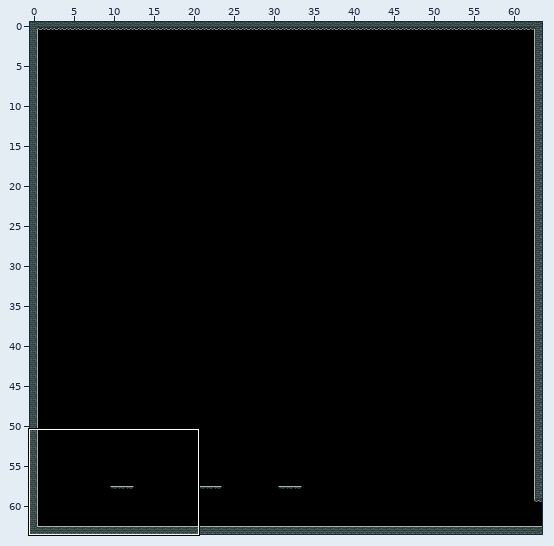
Tiled map, stored at DeathBros/Assets/TiledMaps/green_ruins/green_ruins_2.tmx. The first picture is a wide view before the edit; the outline marks the close-up.
Close-up. Earlier state:
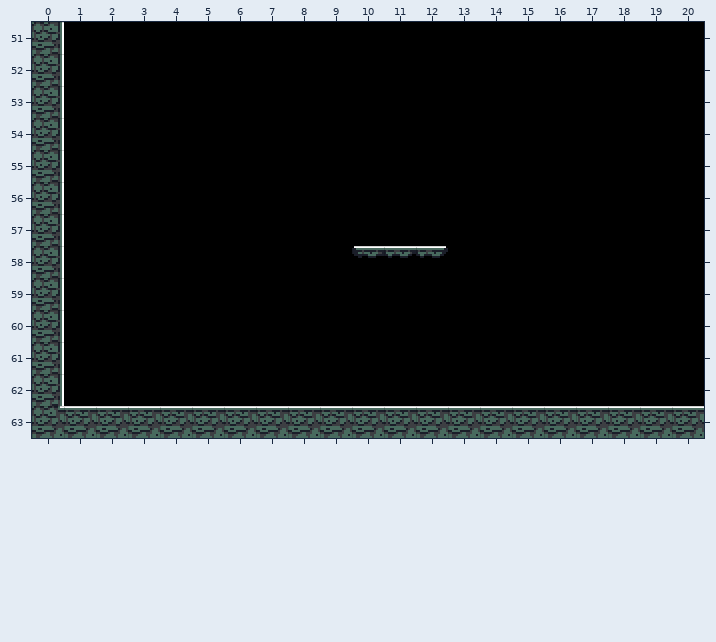
Cells are 16x16 px. Shown: x 0..20, y 51..63. The commit also changed other parts of the map, which this record leaves out.
The same view after the edit:
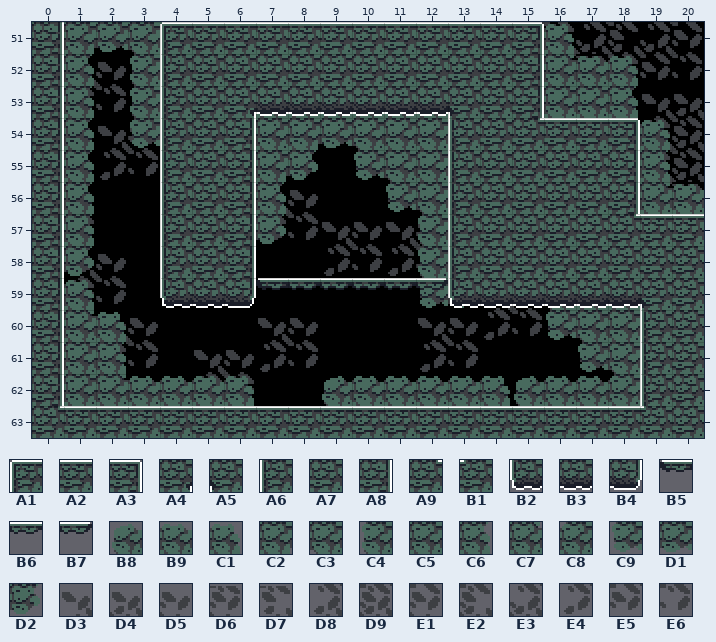
Key: from "green_ruins_tiles": A1 0, A2 1, A3 2, A4 4, A5 5, A6 16, A7 17, A8 18, A9 20, B1 21, B2 32, B3 33, B4 34, B5 56, B6 57, B7 58, B8 80, B9 81, C1 82, C2 84, C3 85, C4 96, C5 97, C6 98, C7 100, C8 101, C9 112, D1 113, D2 114, D3 176, D4 177, D5 178, D6 180, D7 181, D8 192, D9 193, E1 194, E2 196, E3 197, E4 208, E5 209, E6 210.
__ is an empty cell.
Tiles replaced or removed in this view: A2, B5, B6, B7.
Changes in this commit:
Changed rows in their new state; .. is an unchanged cell.
Layer "BG3":
first column x 1:
51 .. .. .. .. .. .. .. .. .. .. .. .. .. .. E3 E2 E3 E2 E3 E1
52 D3 D5 .. .. .. .. .. .. .. .. .. .. .. .. .. D9 D6 E5 E5 E6
53 E4 E6 .. .. .. .. .. .. .. .. .. .. .. .. .. .. .. .. D3 D4
54 .. D3 D5 .. .. .. .. .. .. .. .. .. .. .. .. .. .. D5 D8 D9
55 .. E4 E6 .. .. .. .. .. .. .. .. .. .. .. .. .. .. .. D8 D9
56 D5 .. .. .. .. .. D3 D5 .. .. .. .. .. .. .. .. .. .. E4 D7
57 E6 .. .. .. .. .. E4 E6 D3 D5 D3 D5 .. .. .. .. .. .. .. ..
58 D3 D5 .. .. .. .. .. .. E4 E6 E4 E6 .. .. .. .. .. .. .. ..
59 E4 E6 .. .. .. .. .. .. .. .. .. .. .. D3 D5 .. .. .. .. ..
60 .. D3 D5 .. .. .. D3 D5 .. .. .. D3 D5 E4 E6 .. .. .. .. ..
61 .. E4 E6 .. D3 D5 E4 E6 .. .. .. E4 E6 .. .. .. .. .. .. ..
62 .. .. .. .. E4 E6 .. .. .. .. .. .. .. .. .. .. .. .. .. ..
Layer "Background2":
first column x 1:
51 C2 D1 C3 C5 .. .. .. .. .. .. .. .. .. .. C7 C1 .. .. .. ..
52 C6 .. C4 .. .. .. .. .. .. .. .. .. .. .. .. C7 B9 C1 .. ..
53 C6 .. C4 .. .. .. C5 C5 C5 C5 C5 C7 .. .. .. C5 C5 C6 .. ..
54 C6 .. C9 .. .. .. C5 C2 D1 C3 C5 C5 .. .. .. .. .. C7 C1 ..
55 C6 .. .. .. .. .. C2 D2 .. C9 C3 C5 .. .. .. .. .. .. C6 ..
56 C6 .. .. .. .. .. C6 .. .. .. C9 C3 .. .. .. .. .. .. C7 B9
57 C6 .. .. .. .. .. D2 .. .. .. .. C4 .. .. .. .. .. .. .. ..
58 D2 .. .. .. .. .. .. .. .. .. .. C4 .. .. .. .. .. .. .. ..
59 C1 .. .. .. .. .. .. .. .. .. .. C9 D1 D1 D1 C3 C5 C5 .. ..
60 C7 C1 .. .. .. .. .. .. .. .. .. .. .. .. .. C9 C3 C5 .. ..
61 C5 C6 .. .. .. .. .. .. .. .. .. .. .. .. .. .. C9 C3 .. ..
62 C5 C7 B9 B9 B9 C1 .. .. B8 B9 B9 B9 B9 C1 B8 B9 B9 C8 .. ..
Layer "Collision":
first column x 4:
51 A1 A2 A2 A2 A2 A2 A2 A2 A2 A2 A2 A3 .. .. .. .. ..
52 A6 A7 A7 A7 A7 A7 A7 A7 A7 A7 A7 A8 .. .. .. .. ..
53 A6 A7 A4 B3 B3 B3 B3 B3 B3 A5 A7 A8 .. .. .. .. ..
54 A6 A7 A8 .. .. .. .. .. .. A6 A7 A9 A2 A2 A3 .. ..
55 A6 A7 A8 .. .. .. .. .. .. A6 A7 A7 A7 A7 A8 .. ..
56 A6 A7 A8 .. .. .. .. .. .. A6 A7 A7 A7 A7 A8 .. ..
57 A6 A7 A8 .. .. .. .. .. .. A6 A7 A7 A7 A7 A9 A2 A2
58 A6 A7 A8 .. .. .. .. .. .. A6 A7 A7 A7 A7 A7 A7 A7
59 B2 B3 B4 .. .. .. .. .. .. B2 B3 B3 B3 B3 B3 A5 A7
60 .. .. .. .. .. .. .. .. .. .. .. .. .. .. .. A6 A7
61 .. .. .. .. .. .. .. .. .. .. .. .. .. .. .. A6 A7
62 .. .. .. .. .. .. .. .. .. .. .. .. .. .. .. A6 A7
63 .. .. .. .. .. .. .. .. .. .. .. .. .. .. .. B1 A7
Layer "Platforms":
first column x 7:
58 .. .. .. __ __ __
59 B5 B6 B6 B6 B6 B7
Pixel boxes of the changes (left, top, right, bottom) in both close-ups:
changed: (64, 22, 704, 412)
